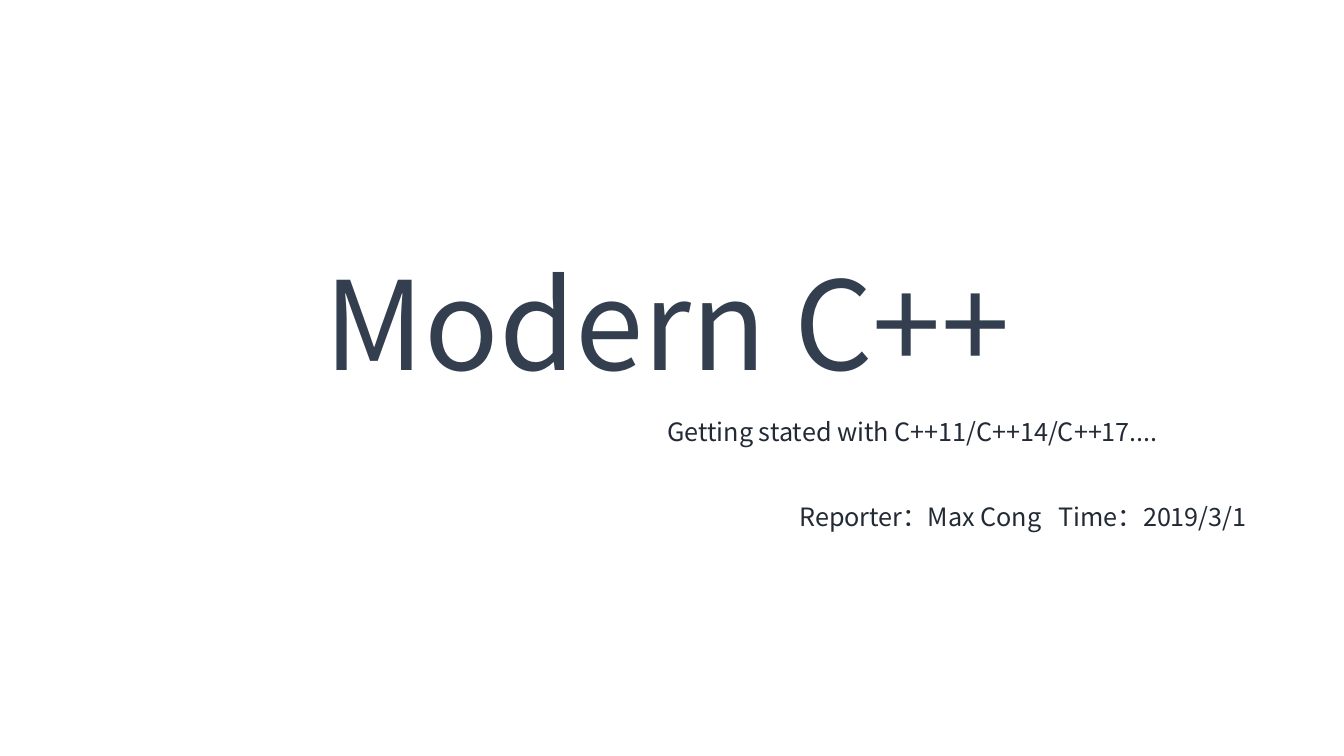
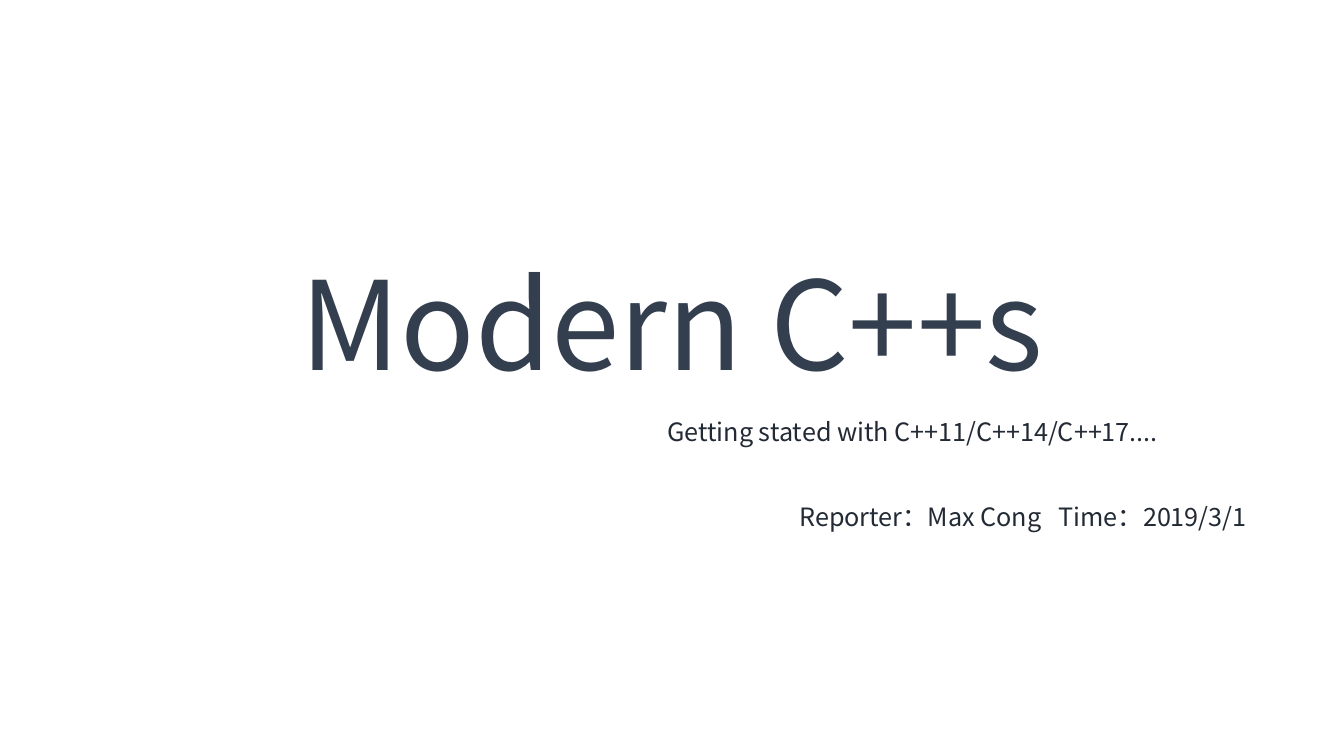
Before and after one commit to max4sharing/modern_cpp, a slide deck: slide 1 of C++11.pptx. Drawn at 1344x756 pixels with LibreOffice and Linux fonts; fonts in the diff are those of the drawing; background and template pictures are left out. Boxes give left, top, right and bottom in pixels: in the first picture for what was removed or moved away, otherwise in the second. Text is boxed around its words. In the diff, an @@ line names an element or a change of style, - is before the commit and + after.

```diff
--- a/C++11.pptx
+++ b/C++11.pptx
@@ text at box(301, 272, 1043, 372): text changed @@
-Modern C++
+Modern C++s
```
Also in this commit, not shown: 4 other slides changed, 35 slides added, 30 slides removed, 1 other file.
